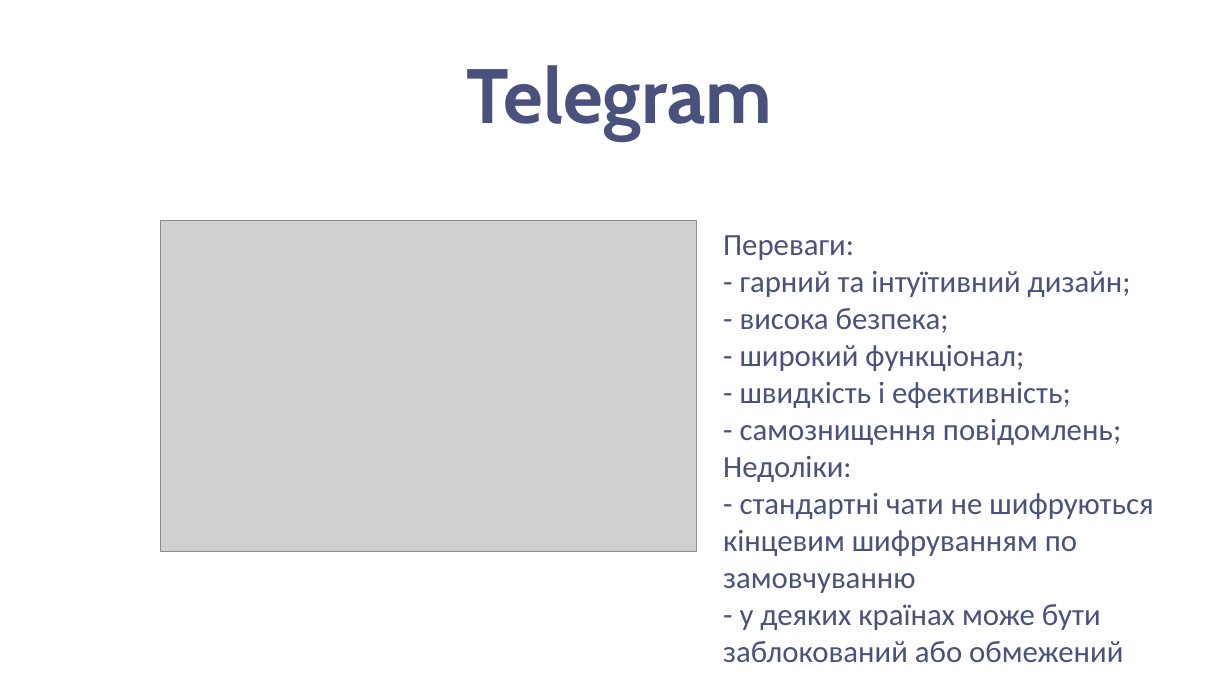
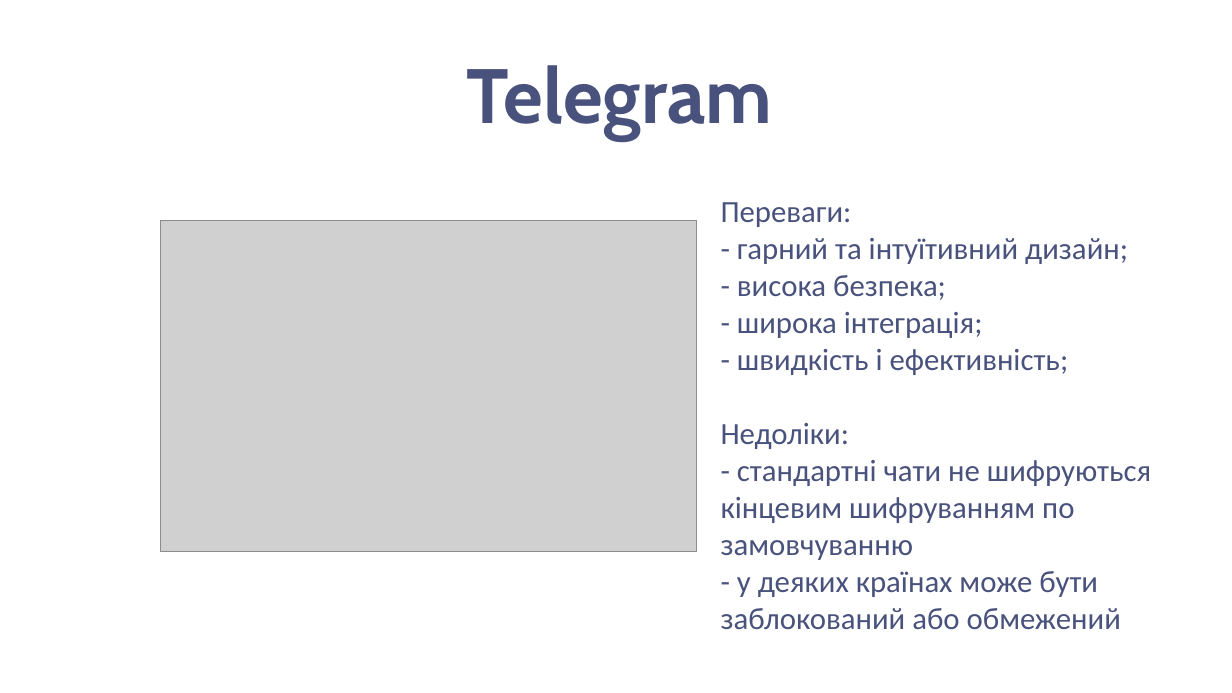
Before and after one commit to grozer221/Diplom, a slide deck: slide 3 of Презентація.pptx (slide 4 before the commit). Drawn at 1232x693 pixels with LibreOffice and Linux fonts; fonts in the diff are those of the drawing; grey boxes stand for pictures; background and template pictures are left out. Boxes give left, top, right and bottom in pixels: in the first picture for what was removed or moved away, otherwise in the second. Text is boxed around its words. In the diff, an @@ line names an element or a change of style, - is before the commit and + after.

```diff
--- a/Презентація.pptx
+++ b/Презентація.pptx
@@ text "Переваги:": place and size @@
-text "Переваги:" at box(723, 235, 1153, 662)
+text "Переваги:" at box(721, 202, 1151, 629)
@@ text at box(737, 312, 983, 338): text changed @@
-- широкий функціонал;
+- широка інтеграція;
@@ text at box(740, 419, 1121, 445): paragraph removed @@
-- самознищення повідомлень;
```
Also in this commit, not shown: 3 other slides changed, 2 slides added, 1 slide removed, 2 other files.
